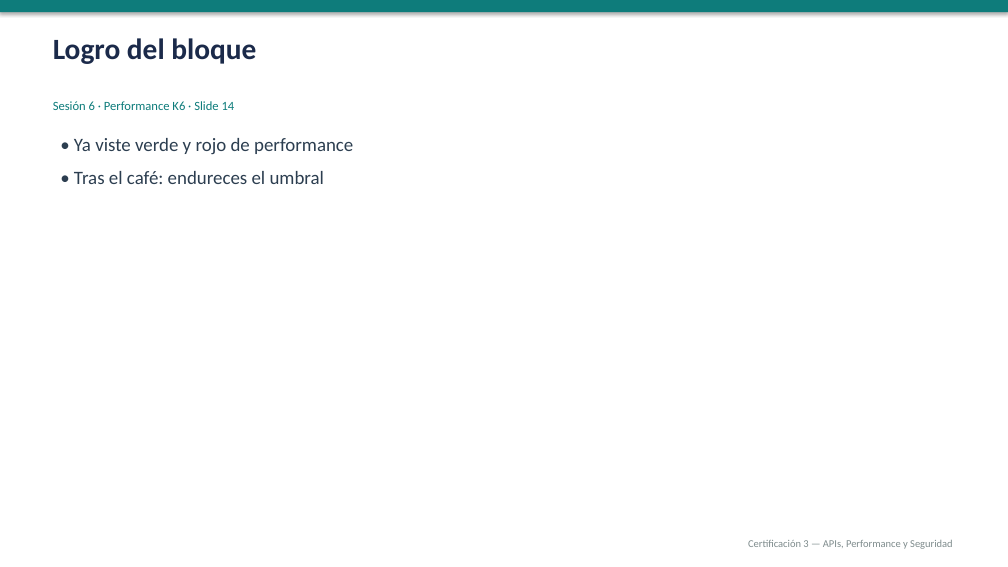
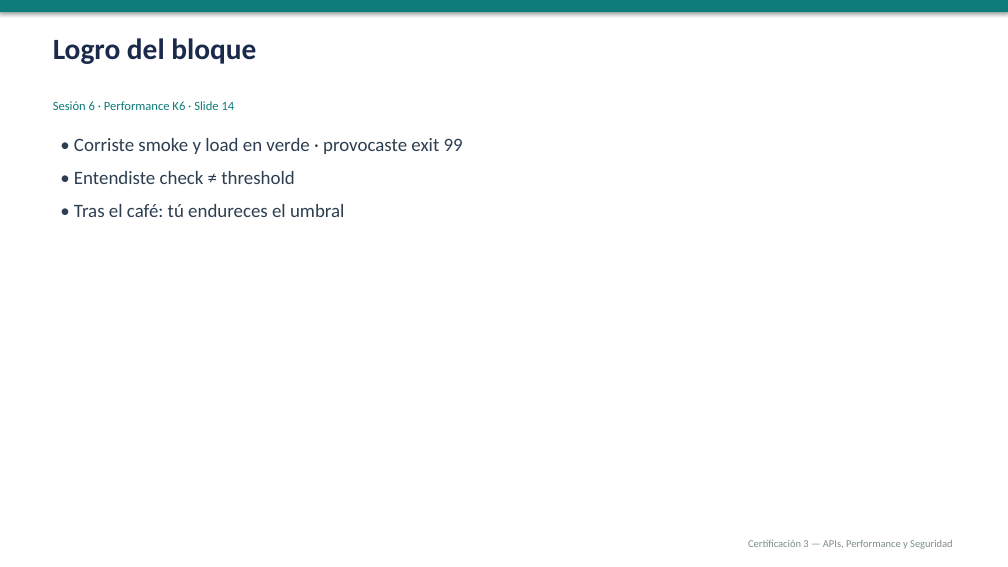
Before and after one commit to gbarandica/qa-automation-certification-3, a slide deck: slide 14 of sesiones/sesion-06/sesion-06.pptx. Drawn at 1008x567 pixels with LibreOffice and Linux fonts; fonts in the diff are those of the drawing. Boxes give left, top, right and bottom in pixels: in the first picture for what was removed or moved away, otherwise in the second. Text is boxed around its words. In the diff, an @@ line names an element or a change of style, - is before the commit and + after.

Commit message:
feat: agregar laboratorio de performance con K6 (Sesión 6)

```diff
--- a/sesiones/sesion-06/sesion-06.pptx
+++ b/sesiones/sesion-06/sesion-06.pptx
@@ text at (74,138,463,217): text changed @@
-• Ya viste verde y rojo de performance
-• Tras el café: endureces el umbral
+• Corriste smoke y load en verde · provocaste exit 99
+• Entendiste check ≠ threshold
+• Tras el café: tú endureces el umbral
```
Also in this commit, not shown: 19 other slides changed, 16 other files.
